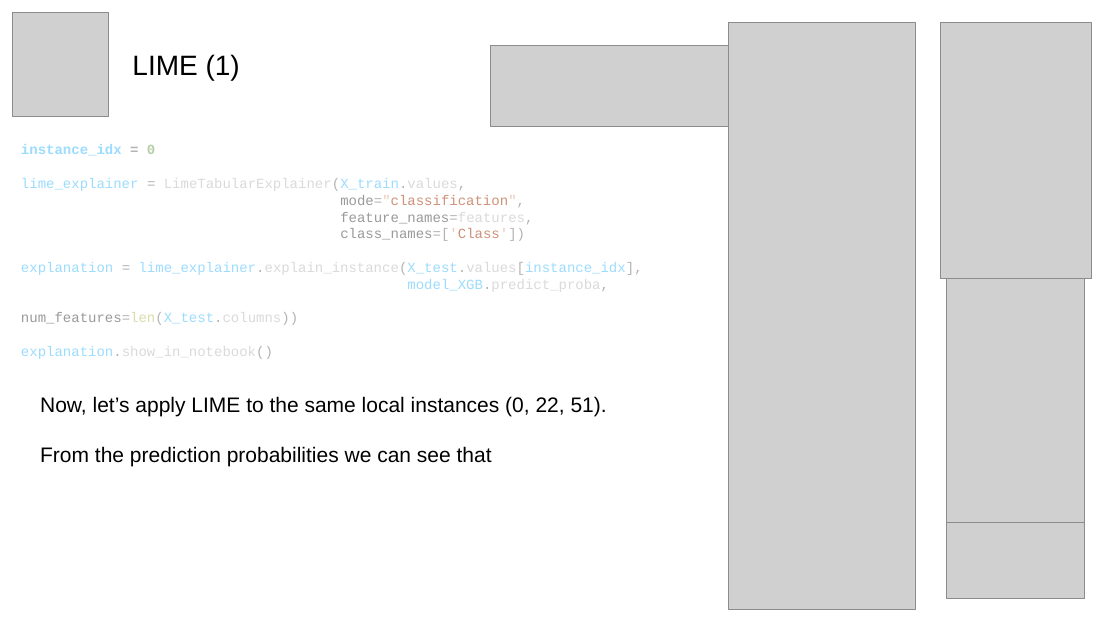
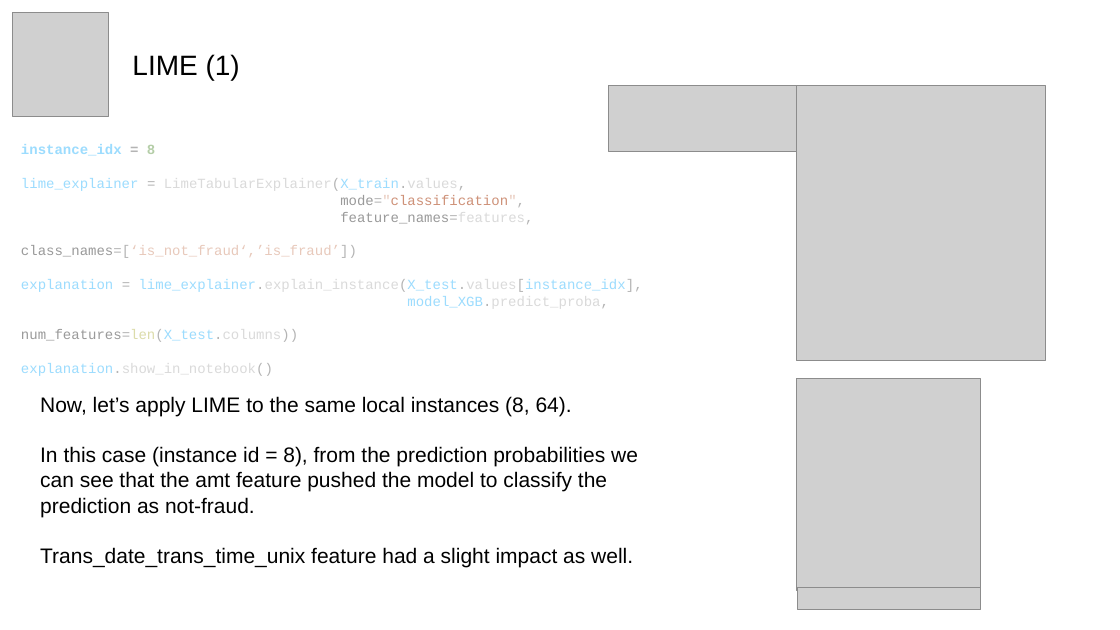
Before and after one commit to dlleonardo/credit-card-fraud-detection-xai, a slide deck: slide 14 of credit_card_fraud_detection.pptx (slide 15 before the commit). Drawn at 1120x630 pixels with LibreOffice and Linux fonts; fonts in the diff are those of the drawing; grey boxes stand for pictures. Boxes give left, top, right and bottom in pixels: in the first picture for what was removed or moved away, otherwise in the second. Text is boxed around its words. In the diff, an @@ line names an element or a change of style, - is before the commit and + after.

```diff
--- a/credit_card_fraud_detection.pptx
+++ b/credit_card_fraud_detection.pptx
@@ picture removed at [729,23,916,609] @@
@@ picture removed at [941,23,1091,278] @@
@@ picture removed at [491,45,728,125] @@
@@ picture added at [609,86,797,151] @@
@@ picture added at [797,86,1046,360] @@
@@ text at [21,245,357,258]: text changed; text colour #9A9A9A to #E8C9BB @@
-class_names=['Class'])
+class_names=[‘is_not_fraud‘,’is_fraud’])
@@ picture removed at [947,278,1085,527] @@
@@ picture added at [797,379,981,592] @@
@@ text at [40,396,638,568]: text changed @@
-Now, let’s apply LIME to the same local instances (0, 22, 51).
-From the prediction probabilities we can see that
+Now, let’s apply LIME to the same local instances (8, 64).
+In this case (instance id = 8), from the prediction probabilities we can see that the amt feature pushed the model to classify the prediction as not-fraud.
+Trans_date_trans_time_unix feature had a slight impact as well.
@@ picture removed at [947,523,1085,598] @@
@@ picture added at [798,587,981,610] @@
```
Also in this commit, not shown: 11 other slides changed, 4 slides added, 6 slides removed.
